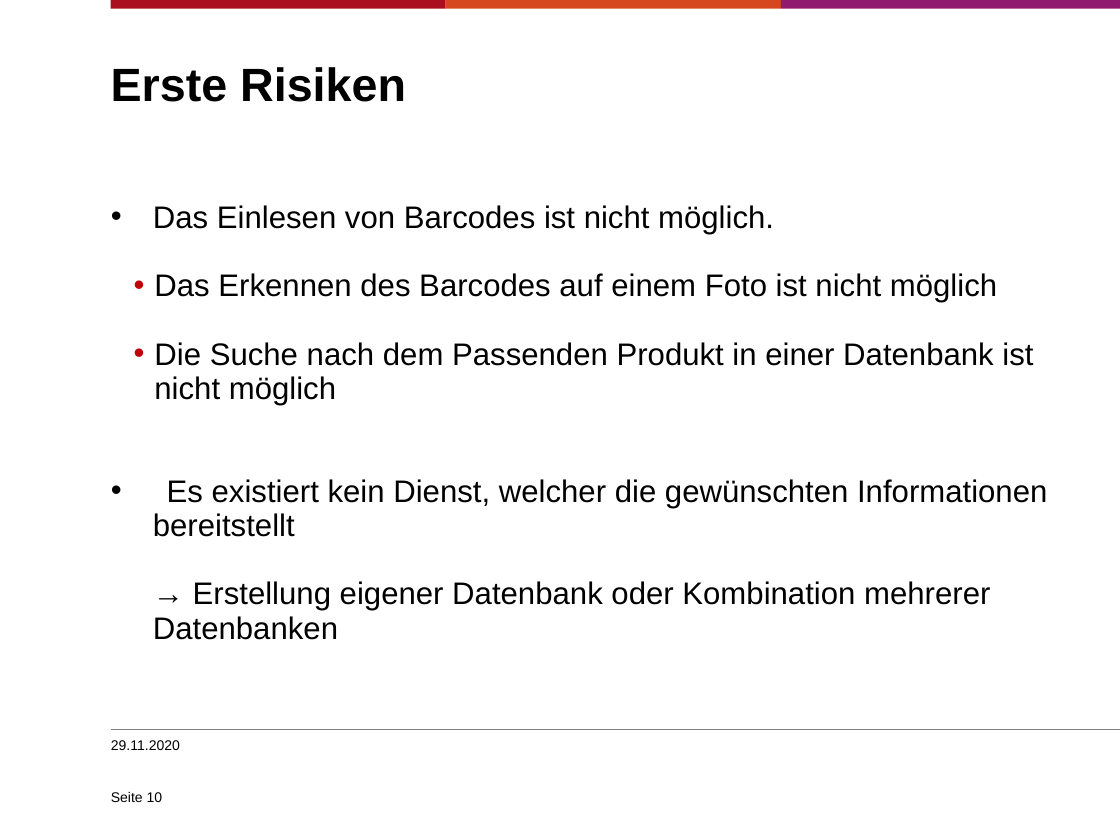
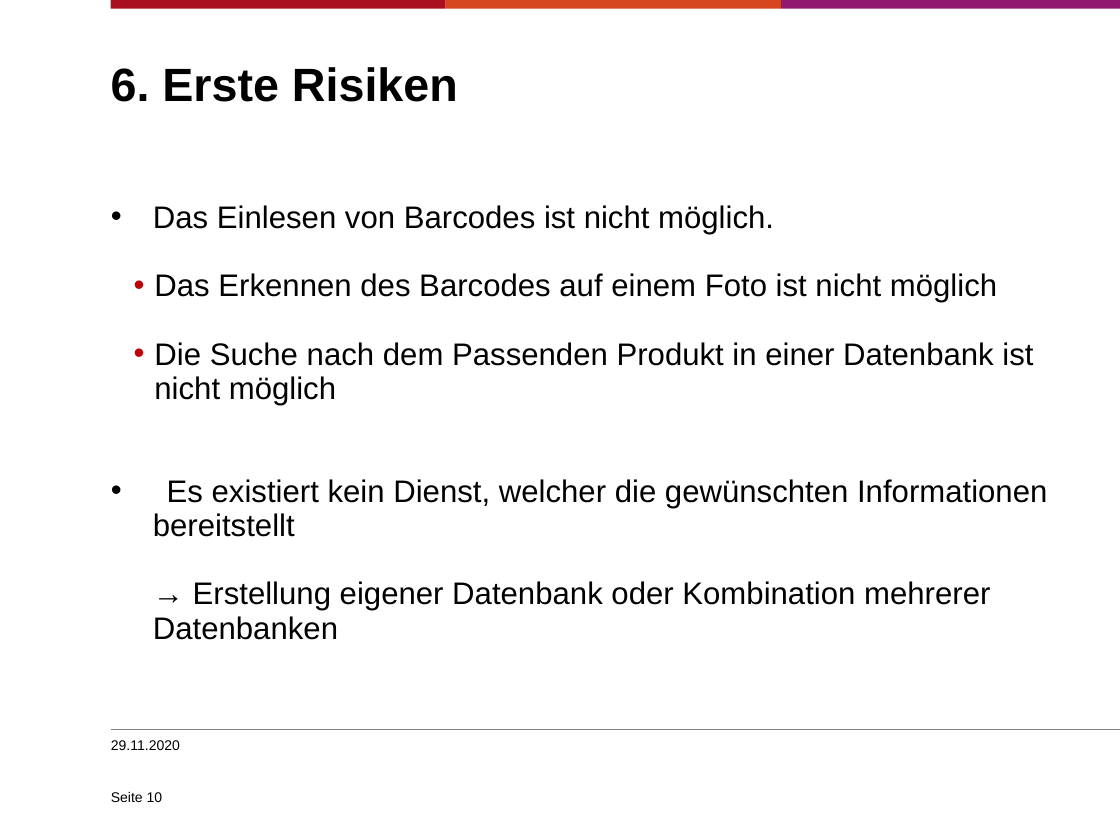
Before and after one commit to sjohannsen1/EPWS2020Mohr-DamaJohannsen, a slide deck: slide 10 of Audits/WS2020_Mohr-Dama_Johannsen_Präsentation_audit1.pptx. Drawn at 1120x840 pixels with LibreOffice and Linux fonts; fonts in the diff are those of the drawing; background and template pictures are left out. Boxes give left, top, right and bottom in pixels: in the first picture for what was removed or moved away, otherwise in the second. Text is boxed around its words. In the diff, an @@ line names an element or a change of style, - is before the commit and + after.

```diff
--- a/Audits/WS2020_Mohr-Dama_Johannsen_Präsentation_audit1.pptx
+++ b/Audits/WS2020_Mohr-Dama_Johannsen_Präsentation_audit1.pptx
@@ title at [111,67,458,102]: text changed @@
-Erste Risiken
+6. Erste Risiken
```
Also in this commit, not shown: 3 other slides changed, 1 other file.
